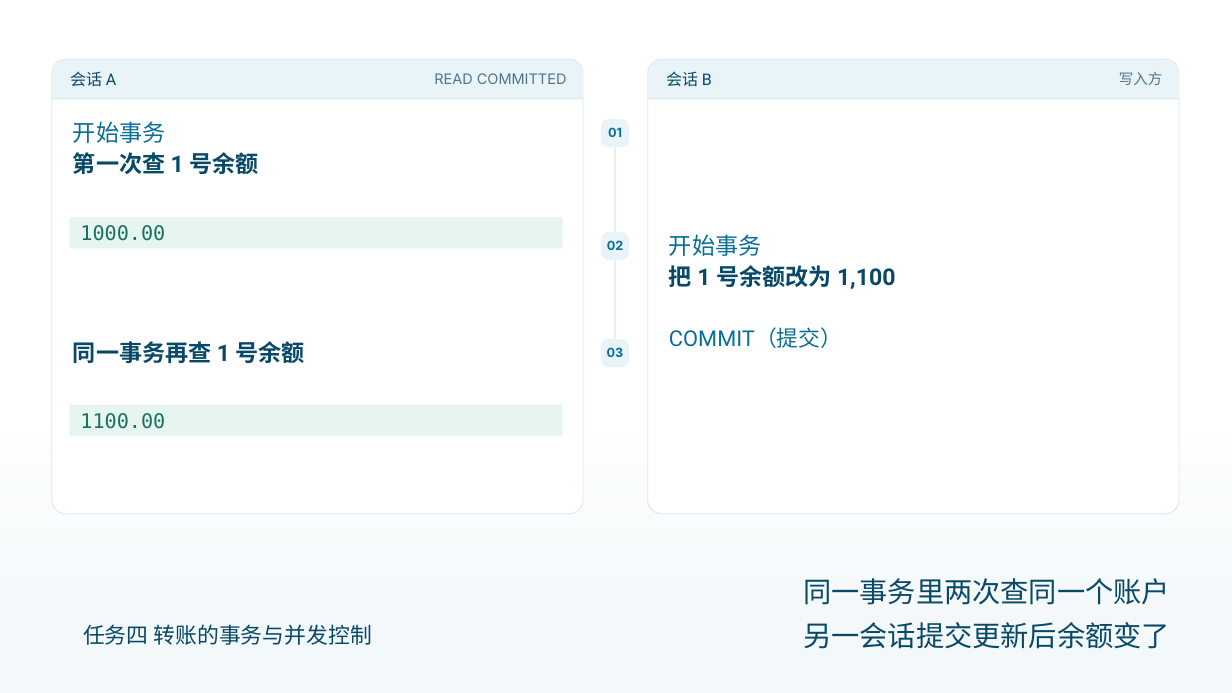
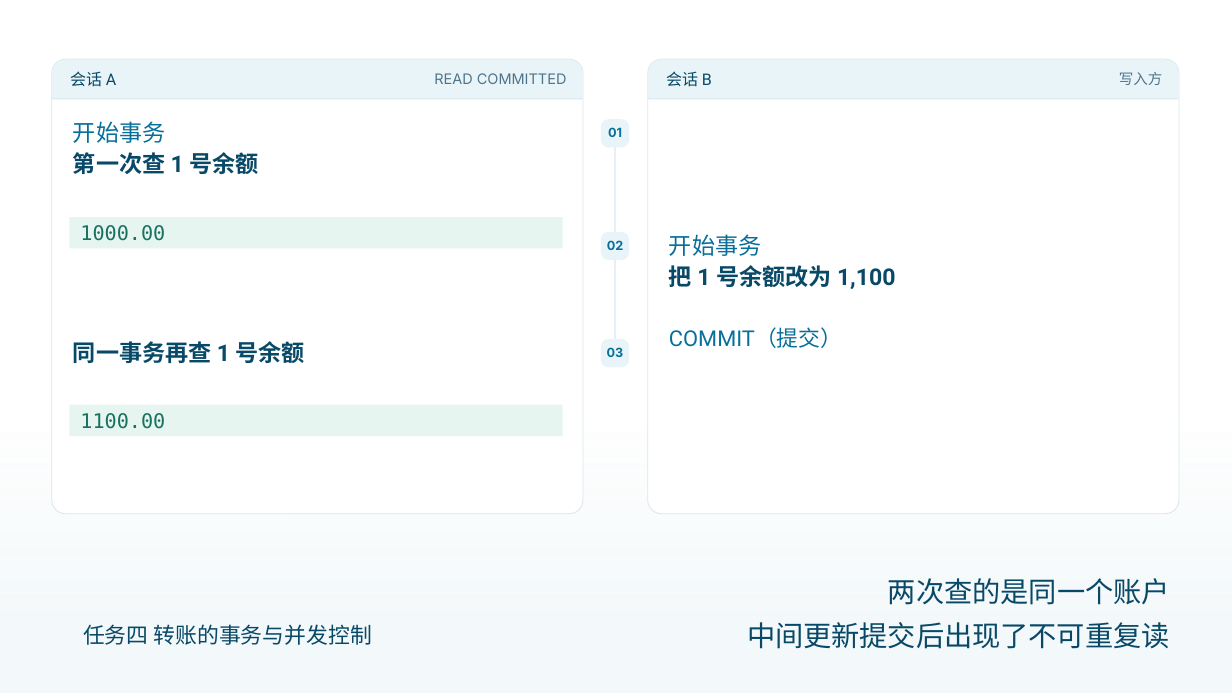
Before and after one commit to AurLemon/pageslip-demo, a slide deck: slide 7 of presentations/task-4-transactions.pptx. Drawn at 1232x693 pixels with LibreOffice and Linux fonts; fonts in the diff are those of the drawing. Boxes give left, top, right and bottom in pixels: in the first picture for what was removed or moved away, otherwise in the second. Text is boxed around its words. In the diff, an @@ line names an element or a change of style, - is before the commit and + after.

```diff
--- a/presentations/task-4-transactions.pptx
+++ b/presentations/task-4-transactions.pptx
@@ text at bbox=[888, 578, 1170, 605]: text changed @@
-同一事务里两次查同一个账户
+两次查的是同一个账户
@@ text at bbox=[747, 622, 1170, 649]: text changed @@
-另一会话提交更新后余额变了
+中间更新提交后出现了不可重复读
```
Also in this commit, not shown: 13 other slides changed, 1 other file.
